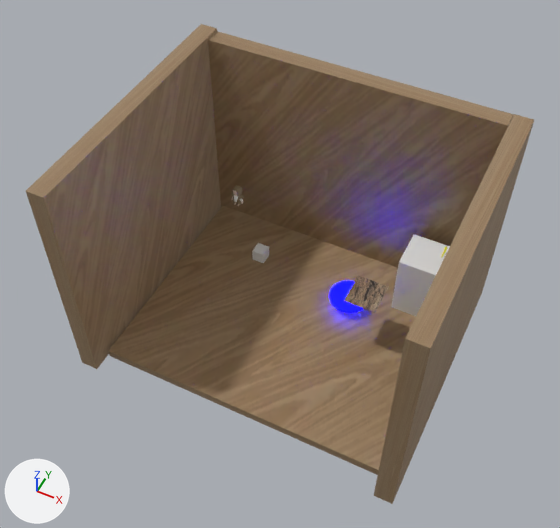
Two versions of the Blender file frodomap/frodomap.blend, one commit apart.
Rendered twice from a camera (50 mm lens) standing at (10.9, -20.4, 29.4) and looking at (1.0, -0.6, 4.6). Arrows for +X, +Y and +Z are at lower left; the lights stay in place.

In view in the first picture: 'Cube.004', 'Floor', 'MovingPlatform', 'wall2', 'wall3', 'wall4'.
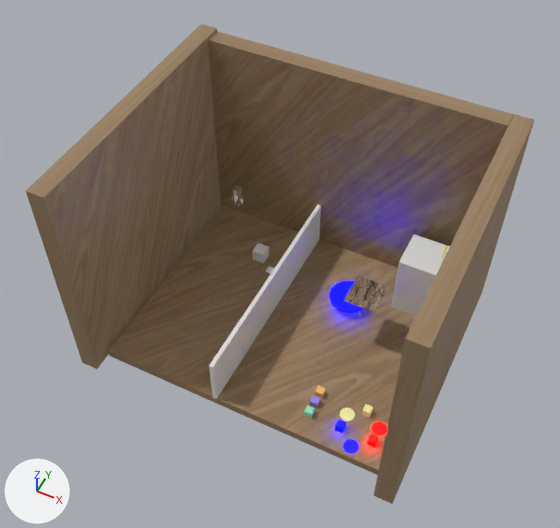
Patch to the scene script:
```diff
--- a/frodomap/frodomap.blend.py
+++ b/frodomap/frodomap.blend.py
@@ ob_cube_005 @@
 ob_cube_005 = bpy.data.objects.new('Cube.005', me_cube_017)
-ob_cube_005.location = (6.39, -3.08, 0.37)
+ob_cube_005.location = (6.39, -3.08, 0.39)
 ob_cube_005.scale = (0.175, 0.175, 0.175)
-ob_cube_005.hide_set(True)
@@ ob_cylinder_001 @@
 ob_cylinder_001.scale = (0.328, 0.328, 0.0923)
-ob_cylinder_001.hide_set(True)
@@ ob_cylinder_003 @@
 ob_cylinder_003.scale = (0.328, 0.328, 0.0923)
-ob_cylinder_003.hide_set(True)
@@ ob_cylinder_004 @@
 ob_cylinder_004.scale = (0.328, 0.328, 0.0923)
-ob_cylinder_004.hide_set(True)
@@ ob_cube_006 @@
 ob_cube_006 = bpy.data.objects.new('Cube.006', me_cube_020)
-ob_cube_006.location = (5.66, -4.3, 0.37)
+ob_cube_006.location = (5.66, -4.3, 0.39)
 ob_cube_006.scale = (0.175, 0.175, 0.175)
-ob_cube_006.hide_set(True)
@@ ob_cube_007 @@
 ob_cube_007 = bpy.data.objects.new('Cube.007', me_cube_021)
-ob_cube_007.location = (7.13, -4.31, 0.37)
+ob_cube_007.location = (7.13, -4.31, 0.39)
 ob_cube_007.scale = (0.175, 0.175, 0.175)
-ob_cube_007.hide_set(True)
@@ ob_cube_008 @@
 ob_cube_008 = bpy.data.objects.new('Cube.008', me_cube_022)
-ob_cube_008.location = (4.18, -4.24, 0.37)
+ob_cube_008.location = (4.18, -4.24, 0.39)
 ob_cube_008.scale = (0.175, 0.175, 0.175)
-ob_cube_008.hide_set(True)
@@ ob_cube_009 @@
 ob_cube_009 = bpy.data.objects.new('Cube.009', me_cube_023)
-ob_cube_009.location = (4.19, -3.68, 0.37)
+ob_cube_009.location = (4.19, -3.68, 0.39)
 ob_cube_009.scale = (0.175, 0.175, 0.175)
-ob_cube_009.hide_set(True)
@@ ob_cube_010 @@
 ob_cube_010 = bpy.data.objects.new('Cube.010', me_cube_024)
-ob_cube_010.location = (4.19, -3.14, 0.37)
+ob_cube_010.location = (4.19, -3.14, 0.39)
 ob_cube_010.scale = (0.175, 0.175, 0.175)
-ob_cube_010.hide_set(True)
@@ ob_wall3_001 @@
 ob_wall3_001 = bpy.data.objects.new('wall3.001', me_cube_016)
-ob_wall3_001.location = (0.16, -0.03, 0.78)
+ob_wall3_001.location = (0.16, -0.03, 1.44)
 ob_wall3_001.rotation_euler = (1.571, 0.0, 1.571)  # degrees (90, 0, 90)
-ob_wall3_001.scale = (5.36, -0.561, 0.0955)
-ob_wall3_001.hide_set(True)
+ob_wall3_001.scale = (5.36, -1.22, 0.0955)
@@ ob_cube_016 @@
 ob_cube_016.scale = (0.384, 0.184, 0.0135)
-ob_cube_016.hide_set(True)
```

What differs and where, as boxes (x1, y1, x2, y2) in the pictures (560 x 528 px):
'wall3.001', shown
    after: (209, 204, 321, 399)
'Cylinder.003', shown
    after: (343, 439, 359, 454)
'Cylinder.004', shown
    after: (372, 422, 387, 436)
'Cylinder.001', shown
    after: (340, 408, 355, 421)
'Cube.007', shown
    after: (367, 434, 379, 448)
'Cube.006', shown
    after: (335, 420, 346, 433)
'Cube.008', shown
    after: (304, 405, 315, 418)
'Cube.005', shown
    after: (362, 404, 373, 418)
'Cube.009', shown
    after: (310, 395, 321, 408)
'Cube.010', shown
    after: (315, 385, 326, 399)
'Cube.016', shown
    after: (265, 266, 274, 274)
